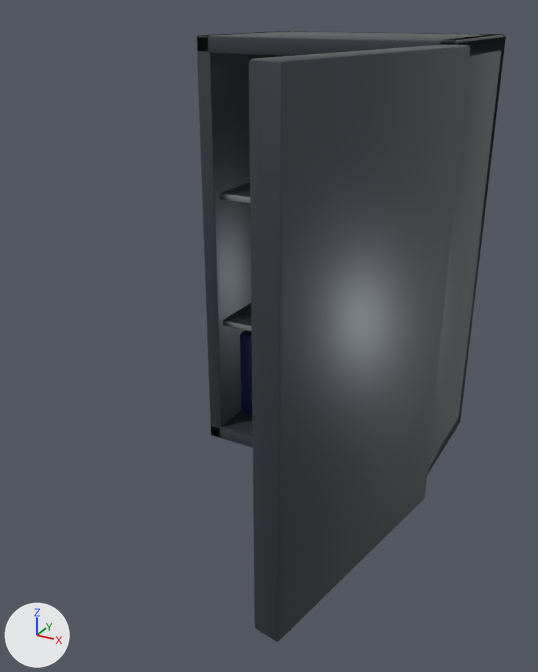
The glTF model assets/models/marlin/marlin_safe_cabinet.glb as it was, and as the next commit left it.
The view is the same before and after, from a 50 mm lens placed at (0.964, -2.296, 1.474), pointed at (-0.037, -0.475, 0.564). Arrows for +X, +Y and +Z are at lower left; the lights stay in place. The first picture is the older version. Vertices at exactly the same position are counted once.

In view in the first picture: 'marlin_safe_cabinet'.
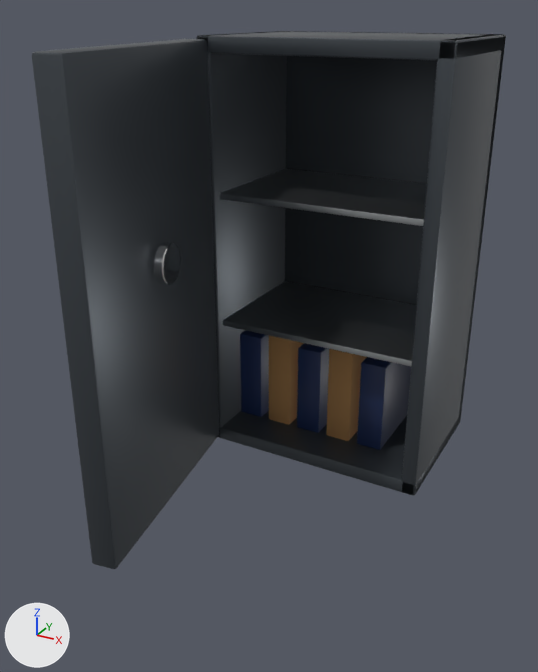
Changed parts and their boxes [x1, y1, x2, y2] in the pictures (538 x 672 px; the box of a moved part takes in the faces that stretch with it):
'marlin_safe_cabinet', reshaped (53% wider, 12% shorter): before [197, 31, 506, 642]; after [32, 31, 506, 569]
part 1 of me_marlin_safe_cabinet, moved or reshaped: before [249, 44, 470, 642]; after [32, 39, 219, 569]
part 2 of me_marlin_safe_cabinet, moved or reshaped (not visible before): after [154, 242, 181, 285]

What changed in the scene script:
```text
Change me_marlin_safe_cabinet:
    used by ob_marlin_safe_cabinet; location = (0.0, 0.0, 0.0)
    remove me_marlin_safe_cabinet.from_pydata(...)  # 710 vertices, 1430 faces; spans x -0.4..0.438, y -1.049..0.275, z 0.0..1.4
    add me_marlin_safe_cabinet.from_pydata(...)  # 710 vertices, 1430 faces; spans x -0.438..0.4, y -1.049..0.275, z 0.0..1.4
    me_marlin_safe_cabinet part 1: the loose piece of 56 vertices spanning x 0.227..0.438, y -1.049..-0.269, z 0.01..1.39 is turned -160 degrees about the z axis through its middle, then moved by (-0.665, 0.0, 0.0)
    me_marlin_safe_cabinet part 2: the loose piece of 64 vertices spanning x 0.242..0.291, y -0.719..-0.596, z 0.75..0.87 is turned -160 degrees about the z axis through its middle, then moved by (-0.533, 0.0, 0.0)
```
